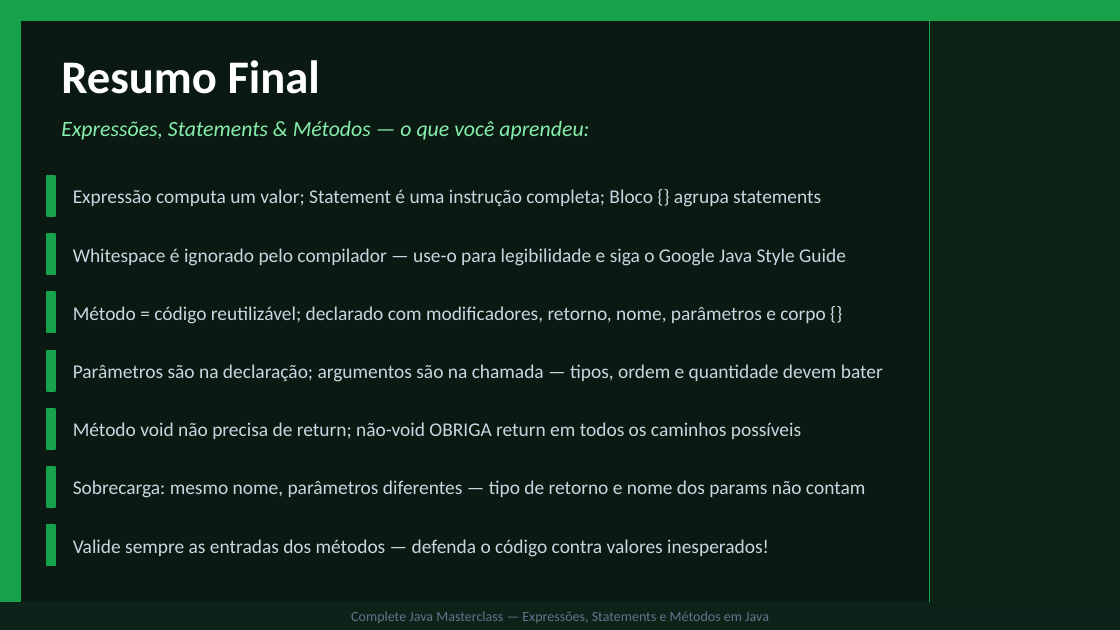
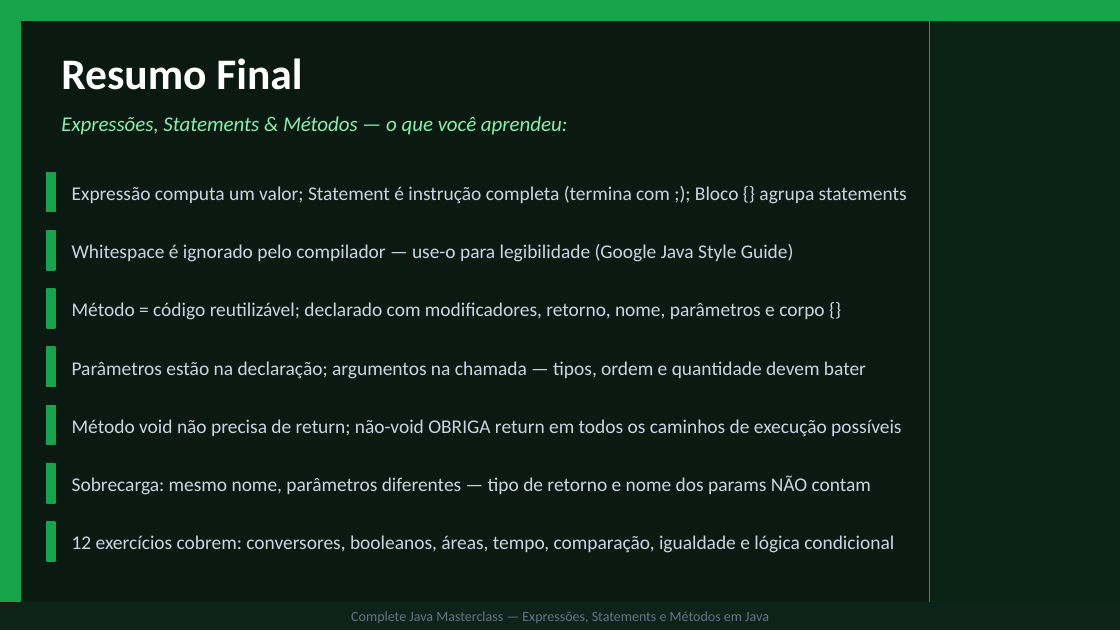
Before and after one commit to GustavoJ-dev/JavaStudiesHub, a slide deck: slide 39 of src/module03/content/Expressoes-Statements-e-Metodos.pptx (slide 34 before the commit). Drawn at 1120x630 pixels with LibreOffice and Linux fonts; fonts in the diff are those of the drawing. Boxes give left, top, right and bottom in pixels: in the first picture for what was removed or moved away, otherwise in the second. Text is boxed around its words. In the diff, an @@ line names an element or a change of style, - is before the commit and + after.

Commit message:
feat: nova funcionalidade no main module10/studentchalleng refac: refatorei para organização sem mudar a lógica

```diff
--- a/src/module03/content/Expressoes-Statements-e-Metodos.pptx
+++ b/src/module03/content/Expressoes-Statements-e-Metodos.pptx
@@ text "Resumo Final" at box(61, 58, 302, 90): size 30 to 28 pt @@
@@ text "Expressões, Statements & Métodos — ..." at box(61, 116, 567, 135): size 14 to 13.5 pt @@
@@ text at box(72, 186, 907, 204): text changed @@
-Expressão computa um valor; Statement é uma instrução completa; Bloco {} agrupa statements
+Expressão computa um valor; Statement é instrução completa (termina com ;); Bloco {} agrupa statements
@@ text at box(72, 244, 794, 262): text changed @@
-Whitespace é ignorado pelo compilador — use-o para legibilidade e siga o Google Java Style Guide
+Whitespace é ignorado pelo compilador — use-o para legibilidade (Google Java Style Guide)
@@ text "Método = código reutilizável; declarado ...": place and size @@
-text "Método = código reutilizável; declarado ..." at box(73, 306, 825, 324)
+text "Método = código reutilizável; declarado ..." at box(72, 302, 824, 320)
@@ text at box(72, 361, 866, 379): text changed @@
-Parâmetros são na declaração; argumentos são na chamada — tipos, ordem e quantidade devem bater
+Parâmetros estão na declaração; argumentos na chamada — tipos, ordem e quantidade devem bater
@@ text at box(72, 419, 901, 437): text changed @@
-Método void não precisa de return; não-void OBRIGA return em todos os caminhos possíveis
+Método void não precisa de return; não-void OBRIGA return em todos os caminhos de execução possíveis
@@ text at box(72, 475, 871, 495): text changed @@
-Sobrecarga: mesmo nome, parâmetros diferentes — tipo de retorno e nome dos params não contam
+Sobrecarga: mesmo nome, parâmetros diferentes — tipo de retorno e nome dos params NÃO contam
@@ 7 rectangles: place and size @@
-7 rectangles at box(47, 176, 55, 566)
+7 rectangles at box(47, 172, 55, 561)
@@ text at box(72, 535, 894, 553): text changed @@
-Valide sempre as entradas dos métodos — defenda o código contra valores inesperados!
+12 exercícios cobrem: conversores, booleanos, áreas, tempo, comparação, igualdade e lógica condicional
```
Also in this commit, not shown: 23 other slides changed, 15 slides added, 10 slides removed, 7 other files.
